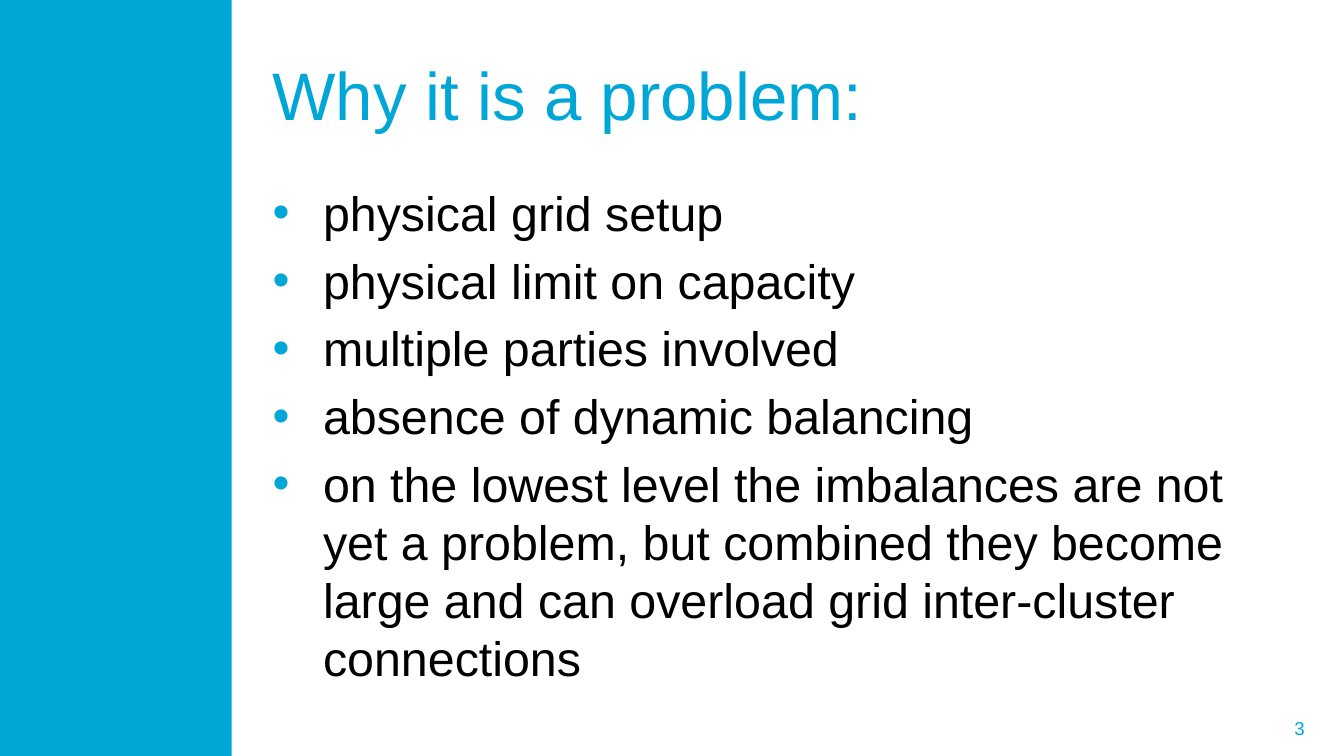
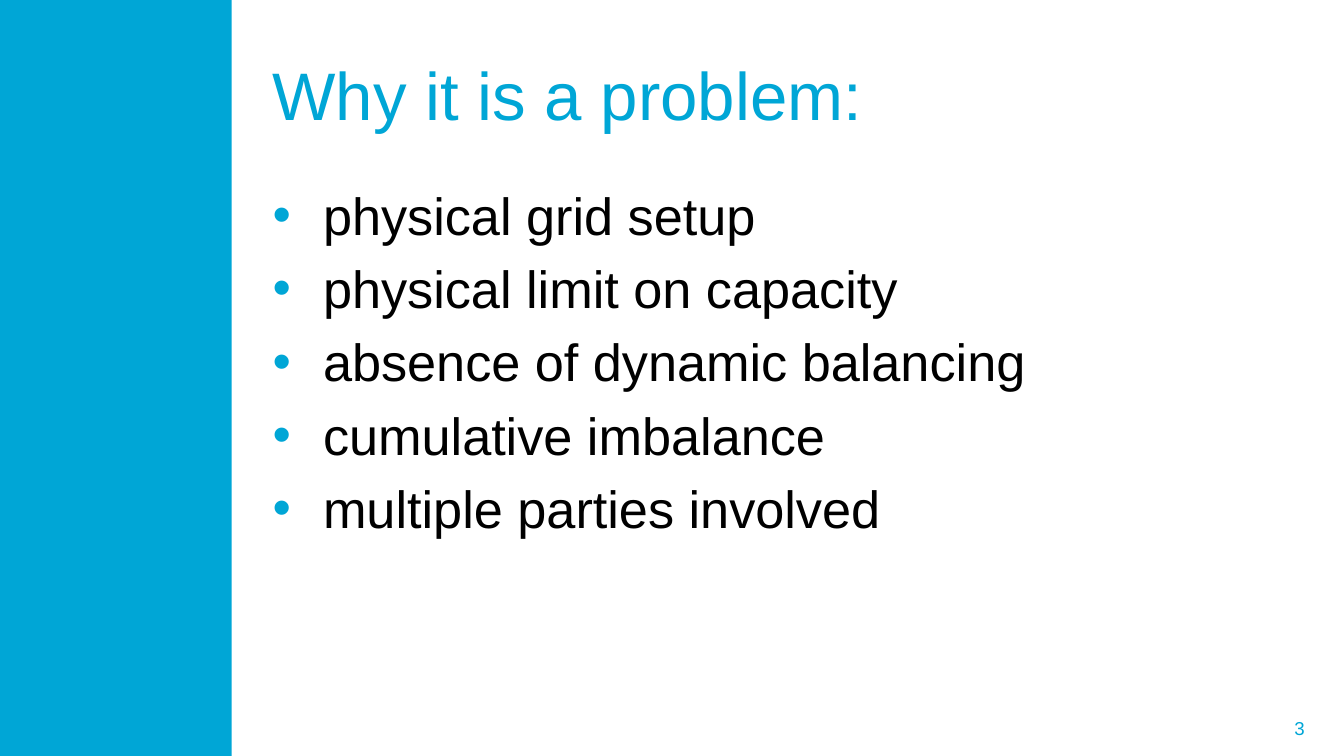
Before and after one commit to blockchain-lab/eXchains, a slide deck: slide 3 of Documentation/SmartGridChain.pptx. Drawn at 1344x756 pixels with LibreOffice and Linux fonts; fonts in the diff are those of the drawing; background and template pictures are left out. Boxes give left, top, right and bottom in pixels: in the first picture for what was removed or moved away, otherwise in the second. Text is boxed around its words. In the diff, an @@ line names an element or a change of style, - is before the commit and + after.

```diff
--- a/Documentation/SmartGridChain.pptx
+++ b/Documentation/SmartGridChain.pptx
@@ text at [323, 197, 898, 538]: size 25.9 to 28 pt in "physical grid setup", "physical limit on capacity", "multiple parties involved" @@
@@ text at [323, 343, 1026, 456]: paragraphs added @@
+• absence of dynamic balancing
+• cumulative imbalance
@@ text at [323, 399, 1223, 677]: paragraphs removed @@
-• absence of dynamic balancing
-• on the lowest level the imbalances are not yet a problem, but combined they become large and can overload grid inter-cluster connections
```
Also in this commit, not shown: 3 other slides changed.
